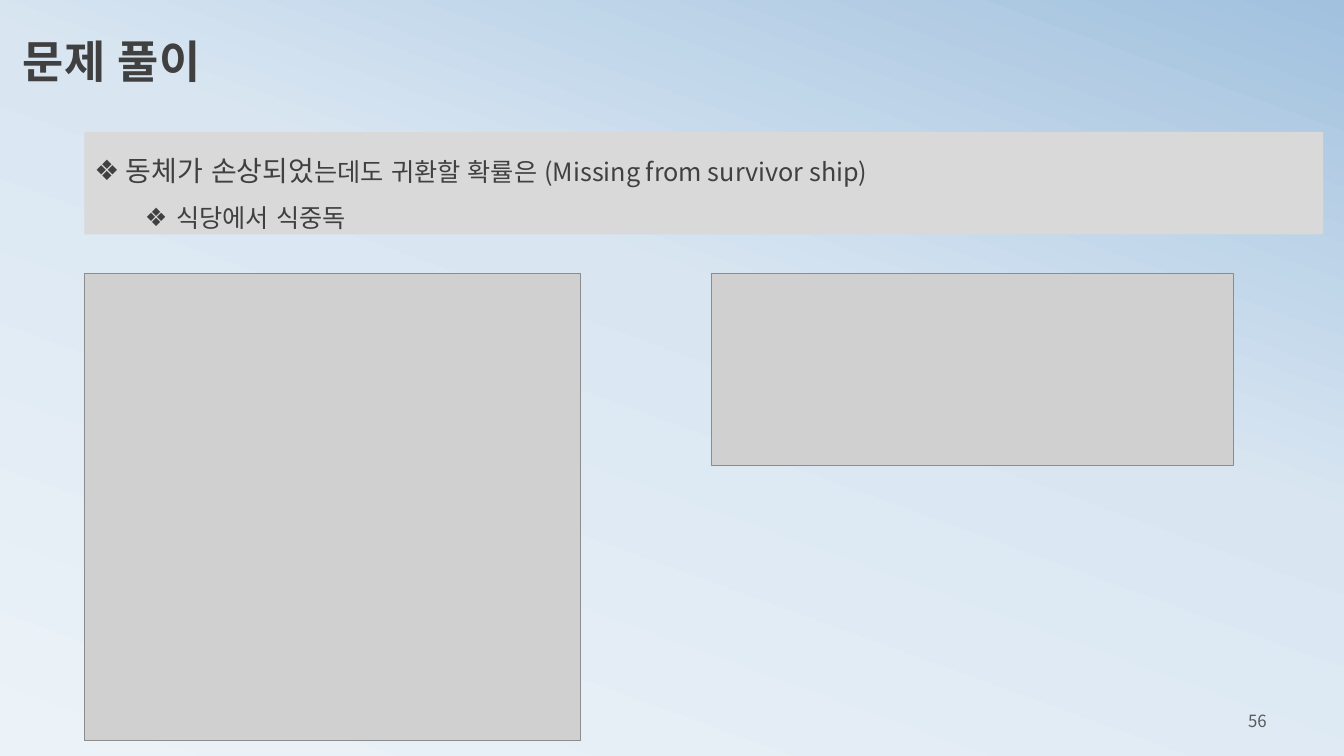
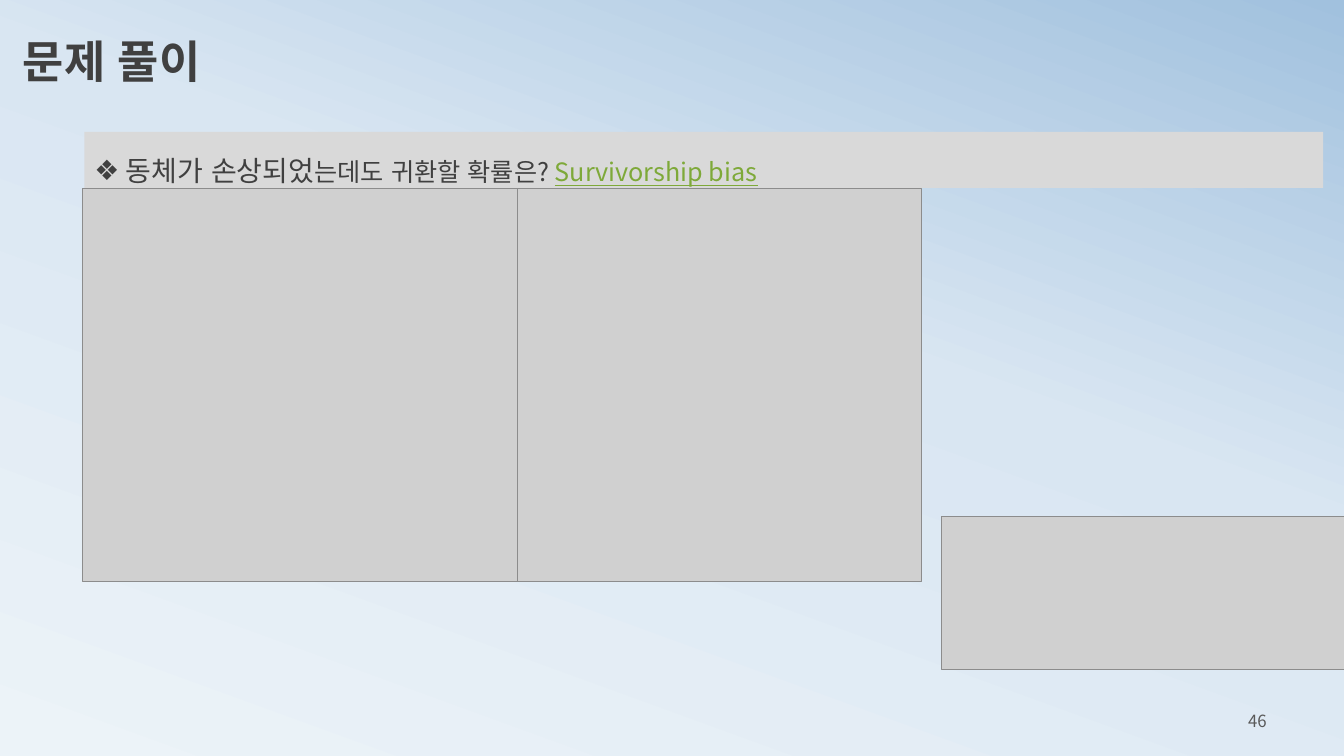
Before and after one commit to ancestor9/mathematics-for-machine-learning, a slide deck: slide 46 of 3_probability theory for machine learning.pptx (slide 56 before the commit). Drawn at 1344x756 pixels with LibreOffice and Linux fonts; fonts in the diff are those of the drawing; grey boxes stand for pictures. Boxes give left, top, right and bottom in pixels: in the first picture for what was removed or moved away, otherwise in the second. Text is boxed around its words. In the diff, an @@ line names an element or a change of style, - is before the commit and + after.

```diff
--- a/3_probability theory for machine learning.pptx
+++ b/3_probability theory for machine learning.pptx
@@ rectangle "동체가 손상되었는데도 귀환할 확률은? Survivorship ...": place and size @@
-rectangle "동체가 손상되었는데도 귀환할 확률은? Survivorship ..." at <box>85,132,1323,235</box>
+rectangle "동체가 손상되었는데도 귀환할 확률은? Survivorship ..." at <box>85,132,1323,189</box>
@@ text in rectangle at <box>126,158,757,189</box>: text changed @@
-❖ 동체가 손상되었는데도 귀환할 확률은 (Missing from survivor ship)
-  ❖ 식당에서 식중독
+❖ 동체가 손상되었는데도 귀환할 확률은? Survivorship bias
@@ picture added at <box>83,189,517,581</box> @@
@@ picture: place and size @@
-picture at <box>85,273,581,741</box>
+picture at <box>505,189,922,581</box>
@@ picture: place and size @@
-picture at <box>712,273,1234,466</box>
+picture at <box>942,516,1344,669</box>
@@ page number at <box>1248,714,1267,727</box>: text changed @@
-56
+46
```
Also in this commit, not shown: 3 other slides changed, 1 slide added, 8 slides removed, 1 other file.
